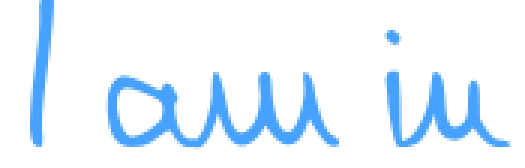
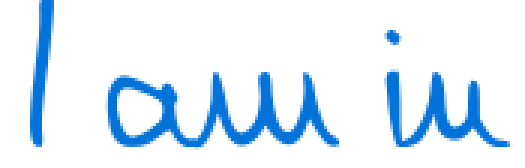
The second 525px x 168px image is a revision of the first. Changes to its layers:
painted on "I am in" over [30,0,513,150]
